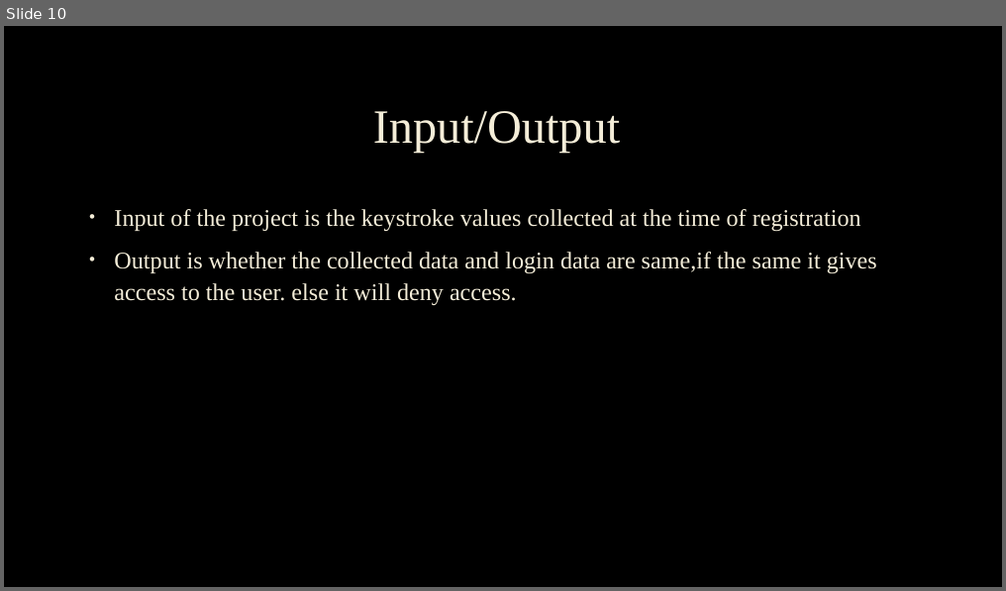
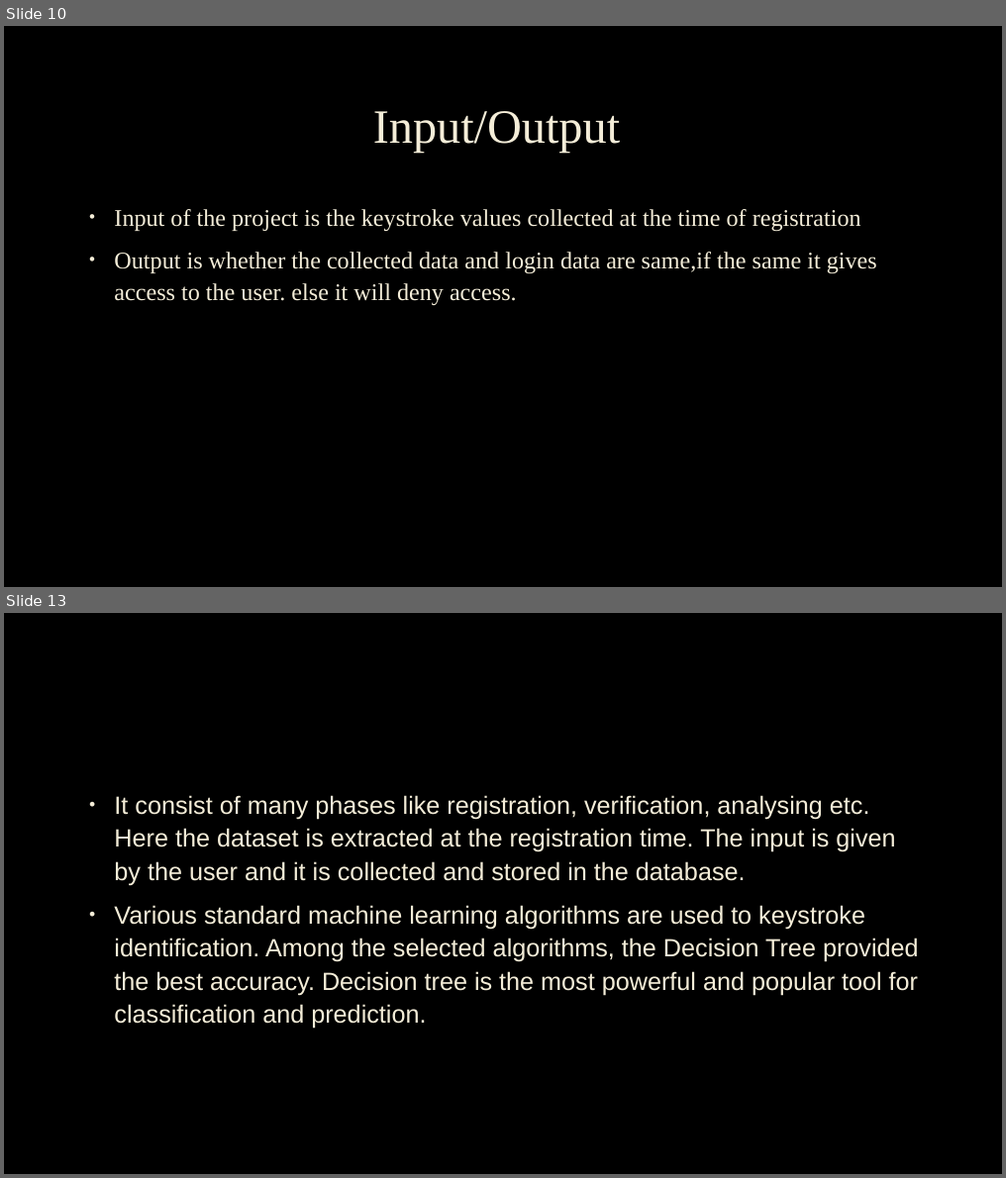
Before and after one commit to harshi-1/MainProject, a slide deck: User authentication using Keystroke Dynamics.pptx. Shown one above the other, each under a label of ours: slide 10 before the commit, slides 10 and 13 after it; the slides between them are not shown. The pictures are 1006x591 and 1006x1178 pixels, drawn with LibreOffice and Linux fonts; fonts in the diff are those of the drawing; background and template pictures are left out. Boxes give left, top, right and bottom in pixels: in the first picture for what was removed or moved away, otherwise in the second. Text is boxed around its words. In the diff, an @@ line names an element or a change of style, - is before the commit and + after.

```diff
--- a/User authentication using Keystroke Dynamics.pptx
+++ b/User authentication using Keystroke Dynamics.pptx
@@ slide 13 added at (x1=4, y1=613, x2=1002, y2=1174), background picture (left out) @@
@@ text added at (x1=114, y1=795, x2=919, y2=1029), 24 pt, text #F4EDD8 @@
+• It consist of many phases like registration, verification, analysing etc. Here the dataset is extracted at the registration time. The input is given by the user and it is collected and stored in the database.
+• Various standard machine learning algorithms are used to keystroke identification. Among the selected algorithms, the Decision Tree provided the best accuracy. Decision tree is the most powerful and popular tool for classification and prediction.
```
Also in this commit, not shown: 1 slide changed, 6 other slides added, 5 slides removed.
